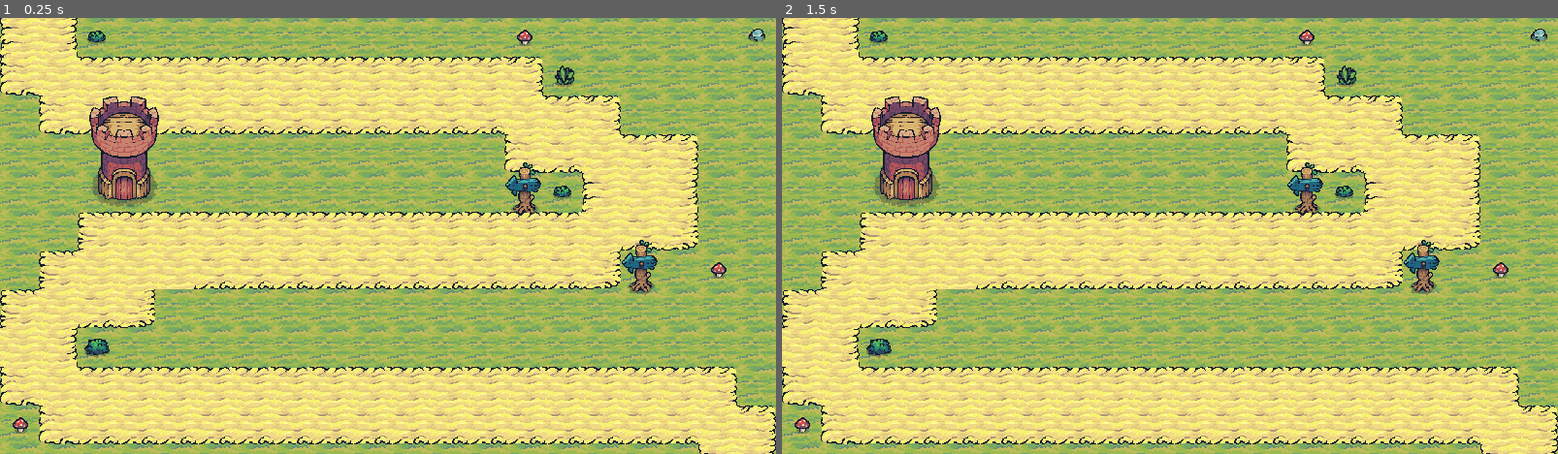
Above: before the commit, frames 1-2 (left to right).
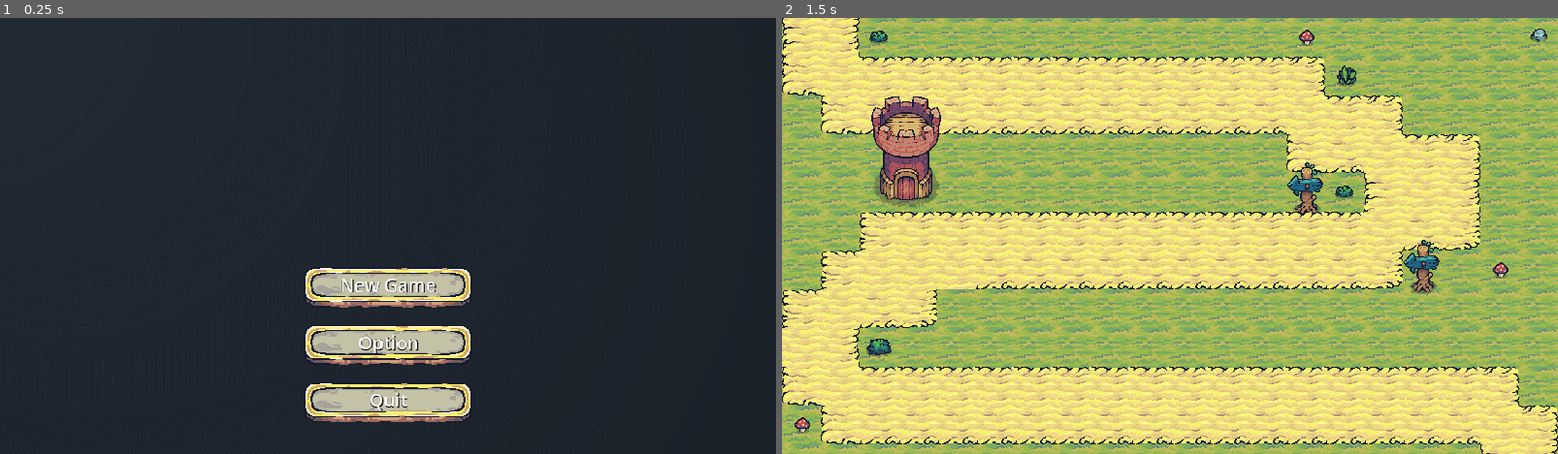
Above: after the commit, the same moments.

Repository: Akane13/FeyFortress
Game: Godot game, scene res://Scene/UIScenes/mainmenu.tscn
The game is run twice, just before and just after one commit, with the same random seed, the same clock (stepped at 60 frames per second) and the same inputs. Before the commit the project starts from res://Scene/Maps/Map1.tscn.
Inputs (mouse positions are in pixels of both pictures, inside the frame that each line leads up to):
- Up to frame 1 (0.25 s): no input
- Up to frame 2 (1.5 s): click (1170, 349) at 0.5 s, where only the run after the commit has a clickable "Option"; click (1170, 288) at 1.25 s, where only the run after the commit has a clickable "New Game"

The runs differ from the first frame. In frame 1, 97% of the frame differs, in the area x 0-100%, y 0-100%; in frame 2, nothing differs.

Commit message:
Main menu button interaction
screen handler will not be the main scene and it will be remove later on

Diff:
--- a/Scene/SupportScenes/bullet.tscn
+++ b/Scene/SupportScenes/bullet.tscn
@@ -141,4 +141,4 @@
 texture_filter = 1
 sprite_frames = SubResource("SpriteFrames_2l3op")
 animation = &"bullet"
-frame_progress = 0.0471247
+frame_progress = 0.658825
--- a/Scene/SupportScenes/tower1.tscn
+++ b/Scene/SupportScenes/tower1.tscn
@@ -7,3 +7,6 @@
 [node name="Sprite2D" type="Sprite2D" parent="."]
 texture_filter = 1
 texture = ExtResource("1_l20i3")
+
+[node name="Aim" type="Marker2D" parent="."]
+position = Vector2(0, -82)
--- /dev/null
+++ b/Scene/UIScenes/mainmenu.gd
@@ -0,0 +1,17 @@
+extends Control
+
+#New game button pressed
+func _on_new_game_pressed():
+	var a = get_tree().change_scene_to_file("res://Scene/Maps/Map1.tscn")
+
+	#Checking error
+	if a!=OK:
+		push_error("Error while changing scene: %s" % str(a))
+
+#quit button pressed
+func _on_quit_pressed():
+	get_tree().quit()
+
+#Option button press
+func _on_option_pressed():
+	pass # Replace with function body.
--- a/Scene/UIScenes/mainmenu.tscn
+++ b/Scene/UIScenes/mainmenu.tscn
@@ -1,6 +1,7 @@
-[gd_scene load_steps=4 format=3 uid="uid://bun4yijhd5307"]
+[gd_scene load_steps=5 format=3 uid="uid://bun4yijhd5307"]
 
 [ext_resource type="Texture2D" uid="uid://bil1yniup2xa7" path="res://Assets/UI/BackGround.png" id="1_66wqk"]
+[ext_resource type="Script" path="res://Scene/UIScenes/mainmenu.gd" id="1_epmi1"]
 [ext_resource type="Texture2D" uid="uid://lo6dr11lginq" path="res://Assets/UI/button/Button_Hover_3Slides.png" id="1_w3hcf"]
 [ext_resource type="Texture2D" uid="uid://dfhyvhmpxuety" path="res://Assets/UI/button/Button_Disable_3Slides.png" id="2_1ebo5"]
 
@@ -11,6 +12,7 @@
 anchor_bottom = 1.0
 grow_horizontal = 2
 grow_vertical = 2
+script = ExtResource("1_epmi1")
 
 [node name="background" type="TextureRect" parent="."]
 layout_mode = 1
@@ -38,8 +40,10 @@
 layout_mode = 2
 size_flags_horizontal = 4
 size_flags_vertical = 12
+theme_override_constants/separation = 20
+alignment = 1
 
-[node name="TextureButton" type="TextureButton" parent="MarginContainer/VBoxContainer"]
+[node name="NewGame" type="TextureButton" parent="MarginContainer/VBoxContainer"]
 texture_filter = 1
 custom_minimum_size = Vector2(300, 75)
 layout_mode = 2
@@ -47,3 +51,62 @@
 texture_normal = ExtResource("1_w3hcf")
 texture_pressed = ExtResource("2_1ebo5")
 stretch_mode = 0
+
+[node name="Label" type="Label" parent="MarginContainer/VBoxContainer/NewGame"]
+layout_mode = 0
+offset_left = 15.0
+offset_top = 1.0
+offset_right = 287.0
+offset_bottom = 58.0
+theme_override_colors/font_shadow_color = Color(0, 0, 0, 1)
+theme_override_font_sizes/font_size = 30
+text = "New Game"
+horizontal_alignment = 1
+vertical_alignment = 1
+
+[node name="Option" type="TextureButton" parent="MarginContainer/VBoxContainer"]
+texture_filter = 1
+custom_minimum_size = Vector2(300, 75)
+layout_mode = 2
+size_flags_horizontal = 4
+texture_normal = ExtResource("1_w3hcf")
+texture_pressed = ExtResource("2_1ebo5")
+stretch_mode = 0
+
+[node name="Label" type="Label" parent="MarginContainer/VBoxContainer/Option"]
+layout_mode = 0
+offset_left = 15.0
+offset_top = 1.0
+offset_right = 287.0
+offset_bottom = 58.0
+theme_override_colors/font_shadow_color = Color(0, 0, 0, 1)
+theme_override_font_sizes/font_size = 30
+text = "Option"
+horizontal_alignment = 1
+vertical_alignment = 1
+
+[node name="Quit" type="TextureButton" parent="MarginContainer/VBoxContainer"]
+texture_filter = 1
+custom_minimum_size = Vector2(300, 75)
+layout_mode = 2
+size_flags_horizontal = 4
+texture_normal = ExtResource("1_w3hcf")
+texture_pressed = ExtResource("2_1ebo5")
+stretch_mode = 0
+
+[node name="Label" type="Label" parent="MarginContainer/VBoxContainer/Quit"]
+layout_mode = 0
+offset_left = 15.0
+offset_top = 1.0
+offset_right = 287.0
+offset_bottom = 58.0
+theme_override_colors/font_shadow_color = Color(0, 0, 0, 1)
+theme_override_font_sizes/font_size = 30
+text = "Quit
+"
+horizontal_alignment = 1
+vertical_alignment = 1
+
+[connection signal="pressed" from="MarginContainer/VBoxContainer/NewGame" to="." method="_on_new_game_pressed"]
+[connection signal="pressed" from="MarginContainer/VBoxContainer/Option" to="." method="_on_option_pressed"]
+[connection signal="pressed" from="MarginContainer/VBoxContainer/Quit" to="." method="_on_quit_pressed"]
--- a/SceneHandler.tscn
+++ b/SceneHandler.tscn
@@ -1,3 +1,7 @@
-[gd_scene format=3 uid="uid://dv54nemydd6wt"]
+[gd_scene load_steps=2 format=3 uid="uid://dv54nemydd6wt"]
+
+[ext_resource type="PackedScene" uid="uid://bun4yijhd5307" path="res://Scene/UIScenes/mainmenu.tscn" id="1_kctho"]
 
 [node name="SceneHandler" type="Node"]
+
+[node name="mainmenu" parent="." instance=ExtResource("1_kctho")]
--- a/project.godot
+++ b/project.godot
@@ -11,7 +11,7 @@
 [application]
 
 config/name="Fey Fortress"
-run/main_scene="res://Scene/Maps/Map1.tscn"
+run/main_scene="res://Scene/UIScenes/mainmenu.tscn"
 config/features=PackedStringArray("4.2", "Forward Plus")
 config/icon="res://icon.svg"
 
